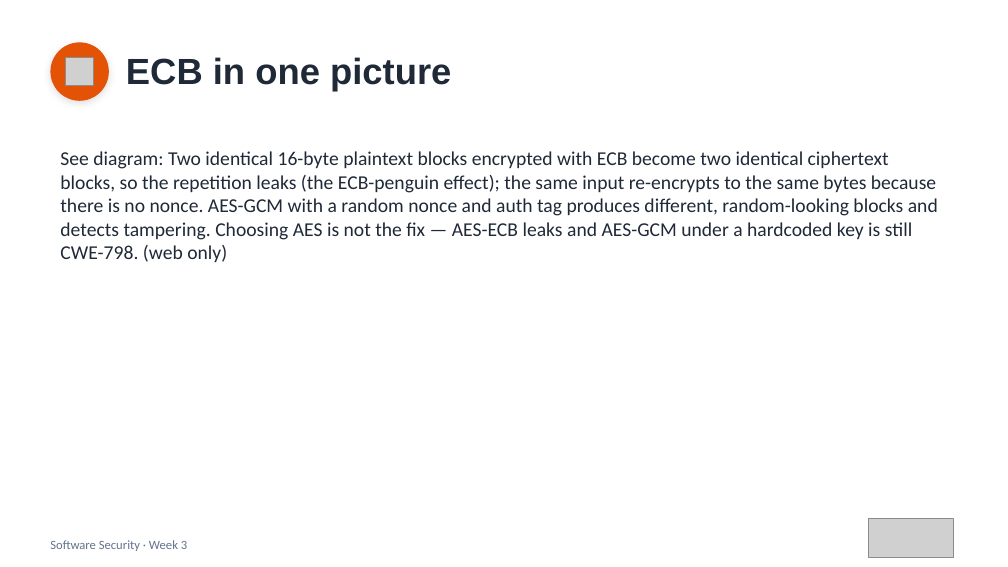
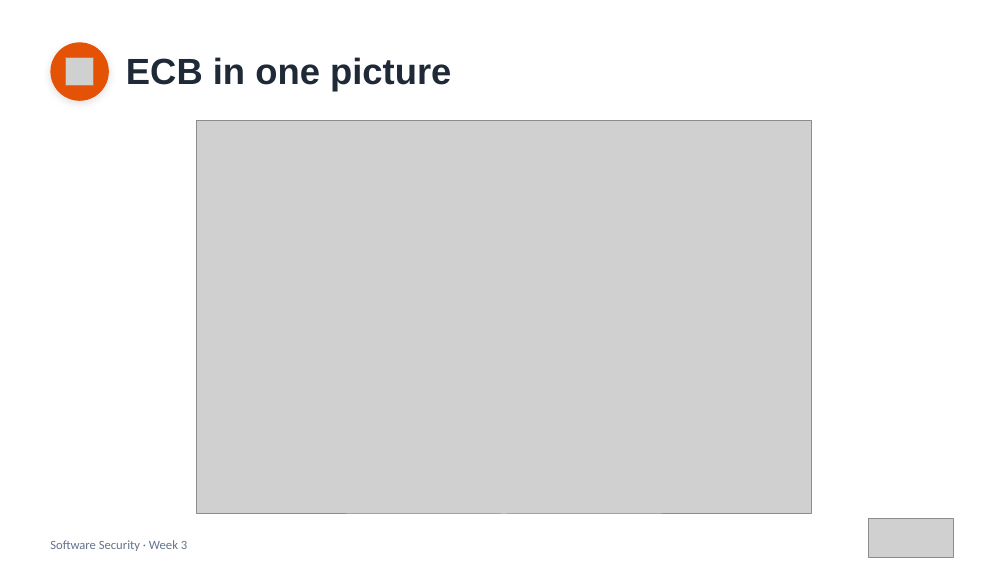
Before and after one commit to nutthakorn7/software-security, a slide deck: slide 8 of slides/pptx/week03.pptx. Drawn at 1008x567 pixels with LibreOffice and Linux fonts; fonts in the diff are those of the drawing; grey boxes stand for pictures. Boxes give left, top, right and bottom in pixels: in the first picture for what was removed or moved away, otherwise in the second. Text is boxed around its words. In the diff, an @@ line names an element or a change of style, - is before the commit and + after.

```diff
--- a/slides/pptx/week03.pptx
+++ b/slides/pptx/week03.pptx
@@ picture added at [197,121,811,514] @@
@@ text removed at [60,151,938,262] @@
-See diagram: Two identical 16-byte plaintext blocks encrypted with ECB become two identical ciphertext blocks, so the repetition leaks (the ECB-penguin effect); the same input re-encrypts to the same bytes because there is no nonce. AES-GCM with a random nonce and auth tag produces different, random-looking blocks and detects tampering. Choosing AES is not the fix — AES-ECB leaks and AES-GCM under a hardcoded key is still CWE-798. (web only)
```
Also in this commit, not shown: 1 other slide changed, 18 other files.
